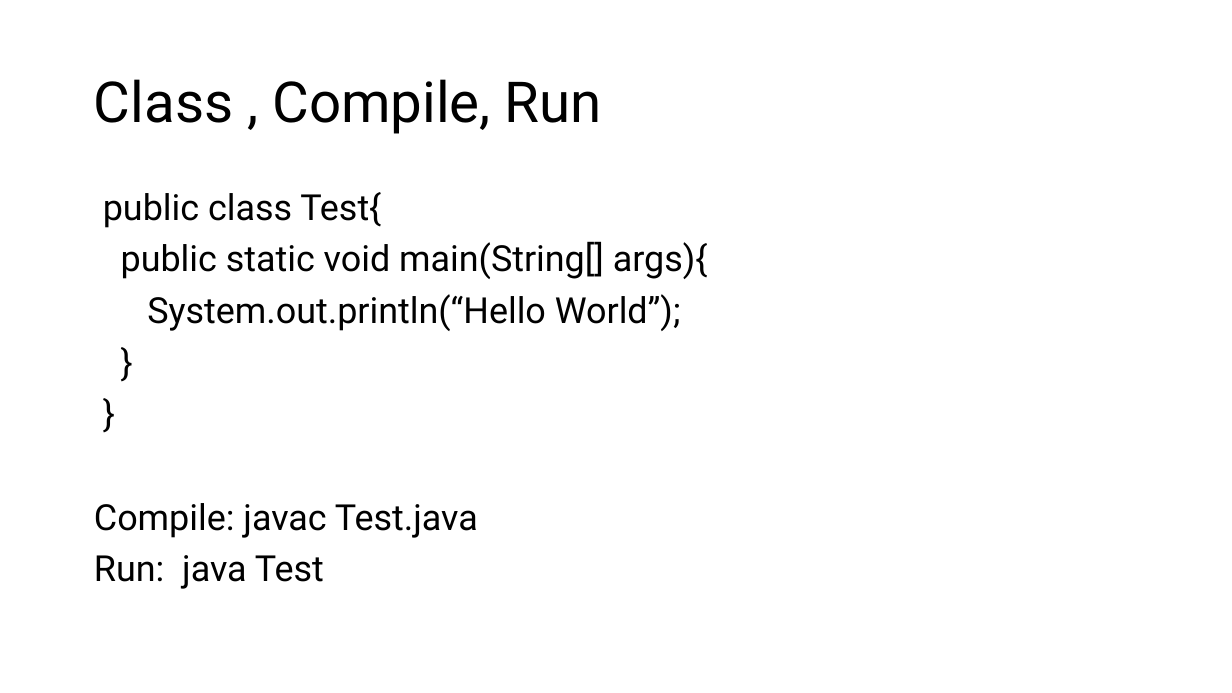
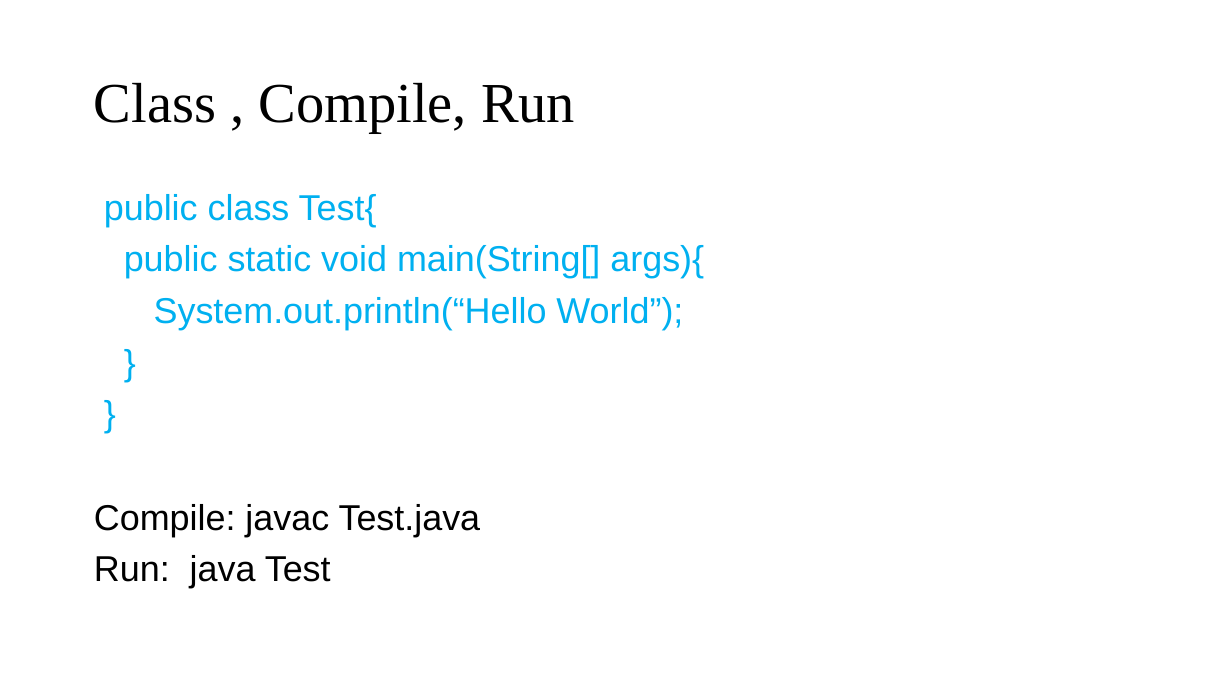
Before and after one commit to nginx500/learning-docs, a slide deck: slide 2 of java/core/objects.pptx. Drawn at 1232x693 pixels with LibreOffice and Linux fonts; fonts in the diff are those of the drawing. Boxes give left, top, right and bottom in pixels: in the first picture for what was removed or moved away, otherwise in the second. Text is boxed around its words. In the diff, an @@ line names an element or a change of style, - is before the commit and + after.

```diff
--- a/java/core/objects.pptx
+++ b/java/core/objects.pptx
@@ title "Class , Compile, Run" at (94, 82, 575, 133): font Roboto to Times New Roman @@
@@ text "public class Test{" at (94, 194, 704, 588): font Roboto to Arial; text colour #000000 to #00B0F0 in "public class Test{", "public static void main(String[] args){", "System.out.println(“Hello World”);", "}" and 1 more places @@
```
Also in this commit, not shown: 16 other slides changed, 2 other files.
